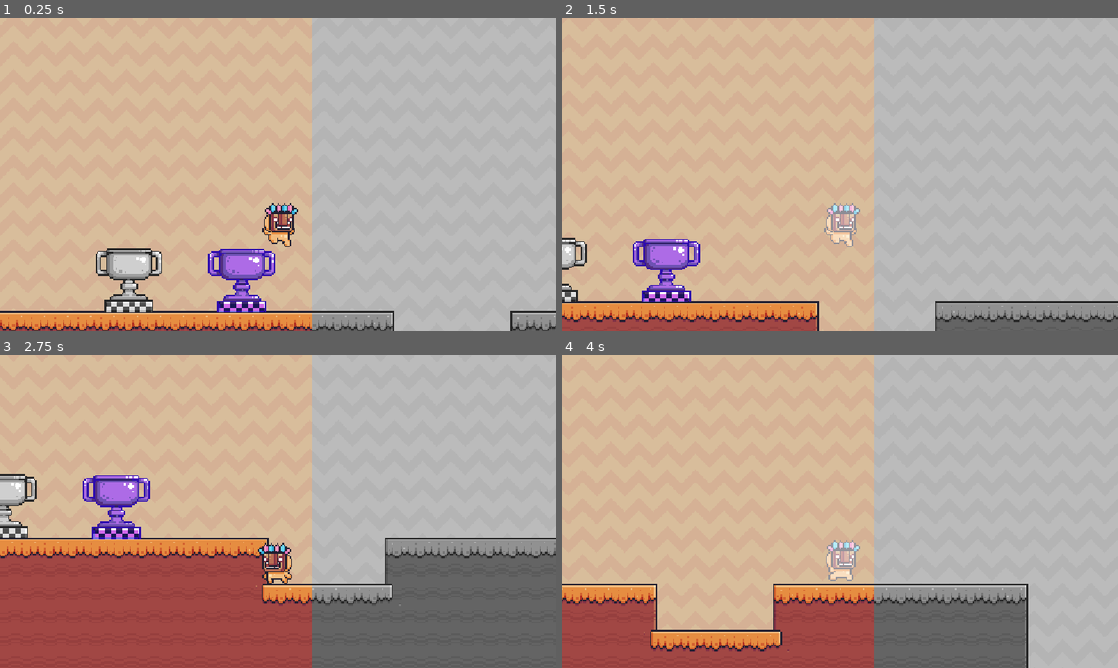
Above: before the commit, frames 1-4 (two rows, left to right).
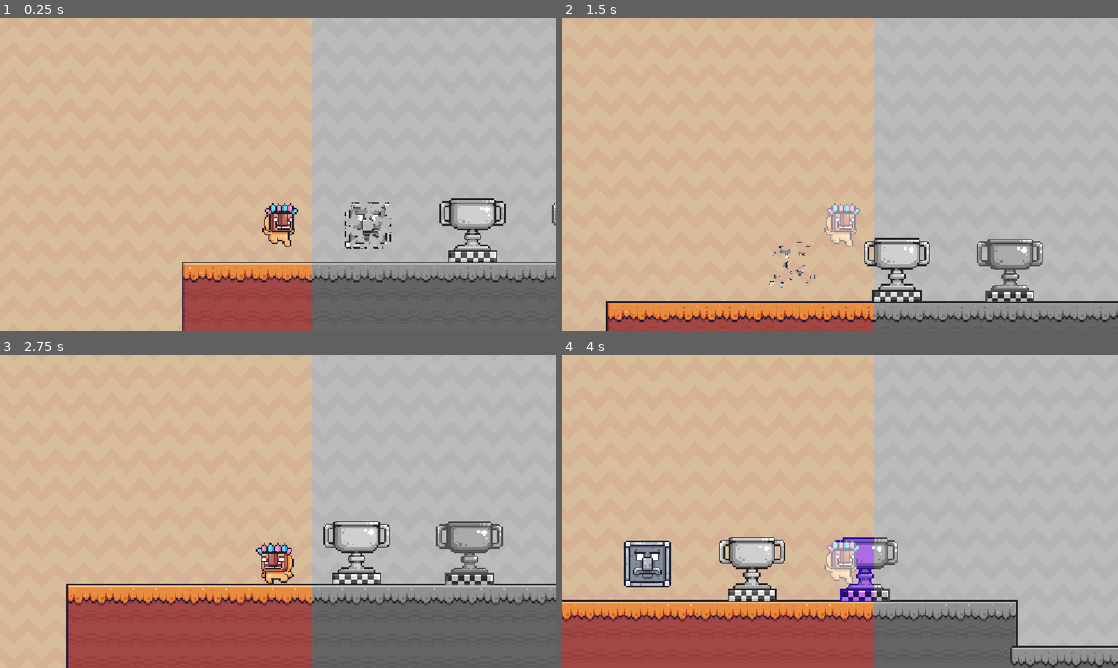
Above: after the commit, the same moments.

Repository: Yolo-Arts/Godot-Shaders-101
Game: Godot game, scene res://scenes/common_techniques.tscn
Two runs of this game, one before a commit and one after it. Both use one fixed random seed, a clock stepped at 60 frames per second and the inputs below. The engine's default icon, where the game draws it, is replaced by a stand-in: a white triangle on a blue panel in a dark square.
Inputs:
- Up to frame 1 (0.25 s): no input
- Up to frame 2 (1.5 s): tap Enter (flash) at 0.5, 0.6, 1.35 s; hold D (move_right) from 0.53 s (still down); tap Space (jump) at 0.77 s
- Up to frame 3 (2.75 s): tap Space (jump) at 1.52 s; release D (move_right) at 2.03 s; hold A (move_left) from 2.03 s (still down); tap Enter (flash) at 2.1 s
- Up to frame 4 (4 s): release A (move_left) at 2.78 s; hold D (move_right) from 2.78 s (still down); tap Enter (flash) at 2.85, 3.6 s; tap Space (jump) at 3.02, 3.77 s

The runs differ from the first frame. In frame 1, 20% of the frame differs, in the area x 0-100%, y 57-100%; in frame 2, 8.7%; in frame 3, 23%, in the area x 0-100%, y 38-100%; in frame 4, 15%.

Commit message:
added dissolve animation

Diff:
--- a/scenes/common_techniques.tscn
+++ b/scenes/common_techniques.tscn
@@ -7,9 +7,11 @@
 [ext_resource type="Shader" uid="uid://hrrubsqclqwg" path="res://shaders/scrolling_bg.gdshader" id="2_xth1f"]
 [ext_resource type="Shader" uid="uid://d8vnv7i72l2p" path="res://shaders/grayscale.gdshader" id="6_kak6i"]
 [ext_resource type="Texture2D" uid="uid://b4cgytxlrs4ak" path="res://assets/other/End.png" id="6_mfsxn"]
-[ext_resource type="Shader" uid="uid://btx60agbrq11l" path="res://scenes/gradientMap.gdshader" id="8_jqsh0"]
-[ext_resource type="Shader" uid="uid://b3c5d8jy7alqv" path="res://scenes/screenFilter.gdshader" id="9_ty7i1"]
+[ext_resource type="Shader" uid="uid://btx60agbrq11l" path="res://shaders/gradientMap.gdshader" id="8_jqsh0"]
+[ext_resource type="Shader" uid="uid://b3c5d8jy7alqv" path="res://shaders/screenFilter.gdshader" id="9_ty7i1"]
 [ext_resource type="Texture2D" uid="uid://c0br5842v27mp" path="res://icon.svg" id="10_luoof"]
+[ext_resource type="Texture2D" uid="uid://jgyxm4826yuh" path="res://assets/other/Rock Head.png" id="11_luoof"]
+[ext_resource type="Shader" uid="uid://h8be1t0m6yxa" path="res://shaders/dissolve.gdshader" id="11_ux0nb"]
 
 [sub_resource type="ShaderMaterial" id="ShaderMaterial_mfsxn"]
 shader = ExtResource("2_xth1f")
@@ -193,6 +195,54 @@
 [sub_resource type="ShaderMaterial" id="ShaderMaterial_ux0nb"]
 shader = ExtResource("9_ty7i1")
 
+[sub_resource type="FastNoiseLite" id="FastNoiseLite_ux0nb"]
+
+[sub_resource type="NoiseTexture2D" id="NoiseTexture2D_hyy88"]
+noise = SubResource("FastNoiseLite_ux0nb")
+
+[sub_resource type="ShaderMaterial" id="ShaderMaterial_hyy88"]
+shader = ExtResource("11_ux0nb")
+shader_parameter/dissolve_percent = 0.0
+shader_parameter/noise_tex = SubResource("NoiseTexture2D_hyy88")
+
+[sub_resource type="Animation" id="Animation_ux0nb"]
+resource_name = "dissolve"
+length = 2.0
+loop_mode = 1
+tracks/0/type = "value"
+tracks/0/imported = false
+tracks/0/enabled = true
+tracks/0/path = NodePath(".:material:shader_parameter/dissolve_percent")
+tracks/0/interp = 1
+tracks/0/loop_wrap = true
+tracks/0/keys = {
+"times": PackedFloat32Array(0, 0.5, 1.29, 1.9666667),
+"transitions": PackedFloat32Array(1, 1, 1, 1),
+"update": 0,
+"values": [0.0, 1.0, 1.0, 0.0]
+}
+
+[sub_resource type="Animation" id="Animation_hyy88"]
+length = 0.001
+tracks/0/type = "value"
+tracks/0/imported = false
+tracks/0/enabled = true
+tracks/0/path = NodePath(".:material:shader_parameter/dissolve_percent")
+tracks/0/interp = 1
+tracks/0/loop_wrap = true
+tracks/0/keys = {
+"times": PackedFloat32Array(0),
+"transitions": PackedFloat32Array(1),
+"update": 0,
+"values": [0.0]
+}
+
+[sub_resource type="AnimationLibrary" id="AnimationLibrary_432xp"]
+_data = {
+&"RESET": SubResource("Animation_hyy88"),
+&"dissolve": SubResource("Animation_ux0nb")
+}
+
 [node name="CommonTechniques" type="Node2D"]
 script = ExtResource("1_0ugy3")
 
@@ -213,7 +263,7 @@
 layer_0/tile_data = PackedInt32Array(655361, 458752, 4, 655362, 458752, 4, 655363, 458752, 4, 655364, 458752, 4, 655365 …(5894 unchanged characters)…
 
 [node name="Player" parent="." instance=ExtResource("2_ttseq")]
-position = Vector2(575, 314)
+position = Vector2(-137, 417)
 
 [node name="Grayscale" type="Sprite2D" parent="."]
 material = SubResource("ShaderMaterial_jqsh0")
@@ -227,11 +277,23 @@
 scale = Vector2(3, 3)
 texture = ExtResource("6_mfsxn")
 
-[node name="CanvasLayer2" type="CanvasLayer" parent="."]
-
-[node name="ScreenReader" type="Sprite2D" parent="CanvasLayer2"]
+[node name="Filter" type="CanvasLayer" parent="."]
+
+[node name="ScreenReader" type="Sprite2D" parent="Filter"]
 z_index = 100
 material = SubResource("ShaderMaterial_ux0nb")
 position = Vector2(915, 372)
 scale = Vector2(-4.191735, 9.728727)
 texture = ExtResource("10_luoof")
+
+[node name="dissolve" type="Sprite2D" parent="."]
+material = SubResource("ShaderMaterial_hyy88")
+position = Vector2(49.000008, 405.00003)
+scale = Vector2(3, 3)
+texture = ExtResource("11_luoof")
+
+[node name="AnimationPlayer" type="AnimationPlayer" parent="dissolve"]
+libraries = {
+&"": SubResource("AnimationLibrary_432xp")
+}
+autoplay = "dissolve"
--- a/scripts/common_techniques.gd
+++ b/scripts/common_techniques.gd
@@ -1 +1,6 @@
 extends Node2D
+@onready var animation_player = $dissolve/AnimationPlayer
+
+#func _process(delta):
+	#if Input.is_action_just_pressed("flash"):
+		#animation_player.play("dissolve")
--- /dev/null
+++ b/shaders/dissolve.gdshader
@@ -0,0 +1,18 @@
+shader_type canvas_item;
+
+group_uniforms noise;
+uniform float dissolve_percent: hint_range(0.0, 1.0) = 0.0;
+uniform sampler2D noise_tex;
+group_uniforms;
+
+void fragment() {
+	vec4 originalColor = texture(TEXTURE, UV);
+	vec4 finalColor = originalColor;
+	vec4 noise = texture(noise_tex, UV);
+
+	if (dissolve_percent >= noise.r) {
+		finalColor.a = 0.0;
+	}
+
+	COLOR = finalColor;
+}
Not shown: 1 places in scenes/common_techniques.tscn that only renumber resources
Not shown, added: shaders/dissolve.gdshader.uid
Renamed: scenes/gradientMap.gdshader -> shaders/gradientMap.gdshader
Renamed: scenes/gradientMap.gdshader.uid -> shaders/gradientMap.gdshader.uid
Renamed: scenes/screenFilter.gdshader -> shaders/screenFilter.gdshader
Renamed: scenes/screenFilter.gdshader.uid -> shaders/screenFilter.gdshader.uid
